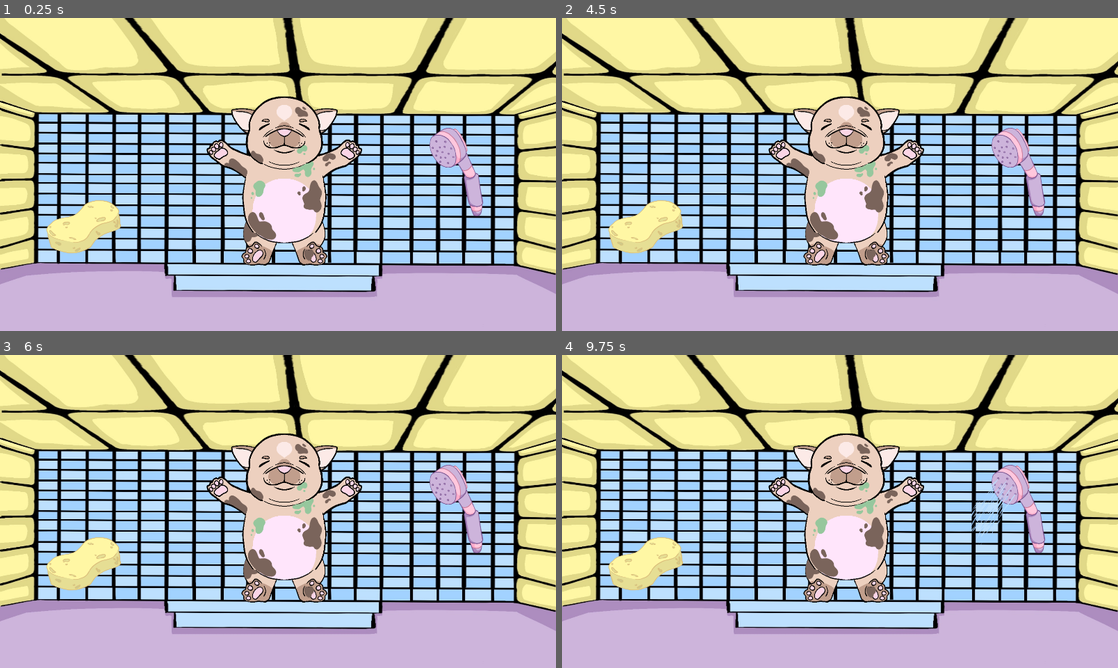
Above: before the commit, frames 1-4 (two rows, left to right).
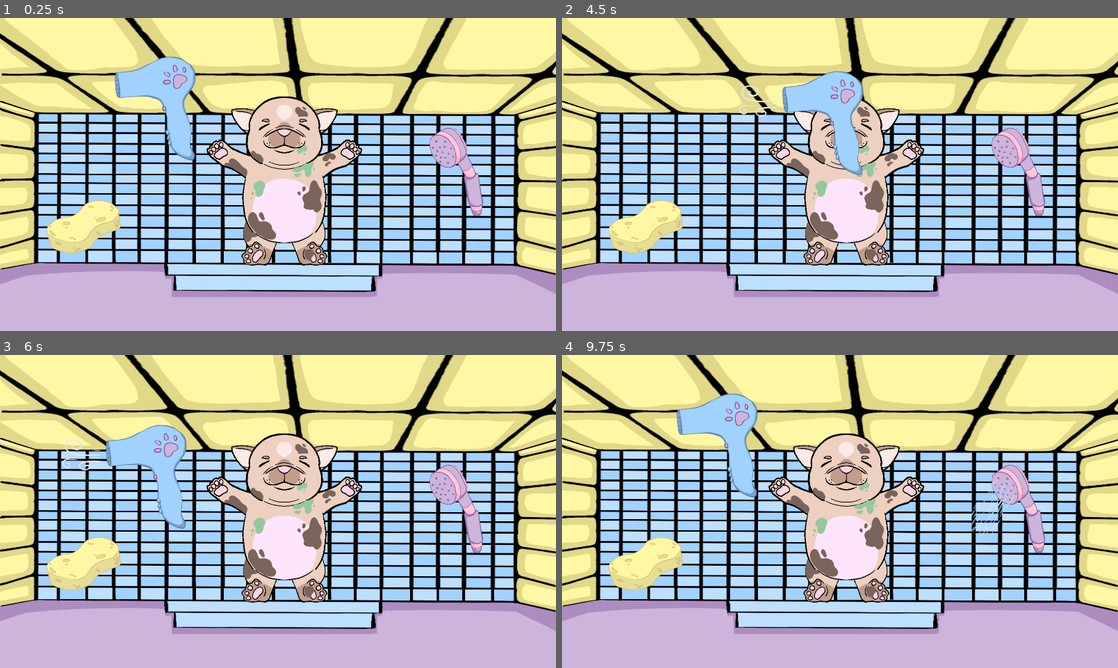
Above: after the commit, the same moments.

Repository: SkaldWorks/wash-my-pibble
Game: Godot game, scene res://Scenes/level scenes/Wash Pibble.tscn
The game is run twice, just before and just after one commit, with the same random seed, the same clock (stepped at 60 frames per second) and the same inputs. This scene is started directly instead of the project's main scene.
Inputs (mouse positions are in pixels of both pictures, inside the frame that each line leads up to):
- Up to frame 1 (0.25 s): no input
- Up to frame 2 (4.5 s): tap Enter at 0.5, 2, 3.5 s; move the mouse to (962, 158) at 0.52 s; click (962, 158) at 0.67 s; tap Space at 1.25, 2.75, 4.25 s; drag from (728, 190) to (645, 227) at 1.27 s; move the mouse to (895, 105) at 2.02 s; click (895, 105) at 2.17 s; drag from (812, 237) to (990, 171) at 2.77 s; move the mouse to (1006, 221) at 3.52 s; click (1006, 221) at 3.67 s; drag from (673, 127) to (990, 171) at 4.27 s
- Up to frame 3 (6 s): move the mouse to (305, 511) at 5.02 s; click (305, 511) at 5.17 s; drag from (194, 433) to (166, 527) at 5.77 s
- Up to frame 4 (9.75 s): move the mouse to (962, 495) at 6.52 s; click (962, 495) at 6.67 s; drag from (728, 527) to (990, 508) at 7.27 s; move the mouse to (895, 442) at 8.02 s; click (895, 442) at 8.17 s; drag from (812, 574) to (673, 464) at 8.77 s; move the mouse to (1006, 558) at 9.52 s; click (1006, 558) at 9.67 s

The runs differ from the first frame. In frame 1, 2.1% of the frame differs, in the area x 20-36%, y 12-46%; in frame 2, 2.4%, in the area x 31-55%, y 16-51%; in frame 3, 2.1%; in frame 4, 2.1%.

Commit message:
Dry Pibble!!!!

Diff:
--- a/Scenes/level scenes/Feed Pibble.tscn
+++ b/Scenes/level scenes/Feed Pibble.tscn
@@ -1,14 +1,14 @@
-[gd_scene load_steps=125 format=3 uid="uid://bxqydea0jo8j1"]
+[gd_scene load_steps=126 format=3 uid="uid://bxqydea0jo8j1"]
 
 [ext_resource type="Texture2D" uid="uid://bg43q0eu6r5h0" path="res://Sprites/Animations/Pibble_Mal_Eat.png" id="1_1ygsp"]
 [ext_resource type="Texture2D" uid="uid://b1lb4jj7f0v00" path="res://Sprites/Backgrounds/EatingRoom.png" id="1_2a8as"]
-[ext_resource type="PackedScene" uid="uid://cooqh81k00ndx" path="res://Scenes/mechanic scenes/goodFood.tscn" id="2_0nkyv"]
 [ext_resource type="PackedScene" uid="uid://devsg2oahmnr8" path="res://Scenes/mechanic scenes/pibble_eat.tscn" id="2_2a8as"]
 [ext_resource type="PackedScene" uid="uid://bg1a67ixsc62h" path="res://Scenes/mechanic scenes/next_scene_button.tscn" id="3_bjwoq"]
-[ext_resource type="PackedScene" uid="uid://xcqkoj0ja3f0" path="res://Scenes/mechanic scenes/bad_food.tscn" id="4_2ylgj"]
 [ext_resource type="Texture2D" uid="uid://b5y71gppep8q3" path="res://Sprites/Pibble/PibbleDISGUSTED.png" id="4_ov6ug"]
 [ext_resource type="Texture2D" uid="uid://cx267ccs5uq2t" path="res://Sprites/Animations/PibbleFatEat.png" id="5_uqybq"]
 [ext_resource type="Texture2D" uid="uid://cp3hnrfspt54t" path="res://Sprites/Pibble/PibbleDISGUSTEDFat.png" id="6_uambl"]
+[ext_resource type="Texture2D" uid="uid://bllrn25qsi68y" path="res://Sprites/Props/Bone_Bad.png" id="8_uqybq"]
+[ext_resource type="Texture2D" uid="uid://c8hnf5tqhccd4" path="res://Sprites/Props/Chocolate_Bad.png" id="9_uambl"]
 [ext_resource type="Texture2D" uid="uid://c1cnjj2gpecy4" path="res://Sprites/Props/Grape_Bad.png" id="10_uqybq"]
 
 [sub_resource type="AtlasTexture" id="AtlasTexture_qbf8q"]
@@ -830,6 +830,9 @@
 "name": &"fatEat",
 "speed": 12.0
 }]
+
+[sub_resource type="RectangleShape2D" id="RectangleShape2D_odk5s"]
+size = Vector2(558.614, 175.009)
 
 [node name="FeedPibble" type="Node2D"]
 
@@ -849,16 +852,33 @@
 good_button_threshold = 3
 spawn_button_scene = ExtResource("3_bjwoq")
 
-[node name="badFood" parent="." instance=ExtResource("4_2ylgj")]
-position = Vector2(1519, 843)
-scale = Vector2(0.225275, 0.200202)
-respawn_time = 1.0
-
-[node name="goodFood" parent="." instance=ExtResource("2_0nkyv")]
-position = Vector2(368, 846)
-respawn_time = 1.0
+[node name="BoneBad" type="Sprite2D" parent="."]
+position = Vector2(1497, 495)
+scale = Vector2(0.4, 0.4)
+texture = ExtResource("8_uqybq")
+
+[node name="Area2D" type="Area2D" parent="BoneBad"]
+
+[node name="CollisionShape2D" type="CollisionShape2D" parent="BoneBad/Area2D"]
+position = Vector2(7.5, 2.49997)
+rotation = 0.785398
+scale = Vector2(1, 1)
+shape = SubResource("RectangleShape2D_odk5s")
+
+[node name="ChocolateBad" type="Sprite2D" parent="."]
+position = Vector2(497, 607)
+scale = Vector2(0.4, 0.4)
+texture = ExtResource("9_uambl")
+
+[node name="Area2D" type="Area2D" parent="ChocolateBad"]
+
+[node name="CollisionShape2D" type="CollisionShape2D" parent="ChocolateBad/Area2D"]
 
 [node name="GrapeBad" type="Sprite2D" parent="."]
-position = Vector2(1491, 290)
-scale = Vector2(0.505, 0.505)
+position = Vector2(992, 267)
+scale = Vector2(0.4, 0.4)
 texture = ExtResource("10_uqybq")
+
+[node name="Area2D" type="Area2D" parent="GrapeBad"]
+
+[node name="CollisionShape2D" type="CollisionShape2D" parent="GrapeBad/Area2D"]
--- a/Scenes/level scenes/Wash Pibble.tscn
+++ b/Scenes/level scenes/Wash Pibble.tscn
@@ -1,10 +1,17 @@
-[gd_scene load_steps=6 format=3 uid="uid://bfqk17pxuf27"]
+[gd_scene load_steps=11 format=3 uid="uid://bfqk17pxuf27"]
 
 [ext_resource type="Texture2D" uid="uid://cymtemxtf7p6v" path="res://Sprites/Backgrounds/Washroom_TopDown.png" id="1_yc0pq"]
 [ext_resource type="PackedScene" uid="uid://c5hcptap821la" path="res://Scenes/mechanic scenes/disappear.tscn" id="2_xppsa"]
 [ext_resource type="PackedScene" uid="uid://cg71yju0kxc20" path="res://Scenes/mechanic scenes/soap.tscn" id="3_xppsa"]
 [ext_resource type="Texture2D" uid="uid://bcpvhdqogh7nn" path="res://Sprites/Pibble/PibbleWash.png" id="4_ogsy0"]
+[ext_resource type="PackedScene" uid="uid://cgy0mw07nn8di" path="res://Scenes/mechanic scenes/hair_dryer.tscn" id="6_033m2"]
 [ext_resource type="PackedScene" uid="uid://do1mw8dalhkn5" path="res://Scenes/mechanic scenes/shower.tscn" id="6_al1j2"]
+[ext_resource type="Texture2D" uid="uid://cpg4f7ycebiyb" path="res://Sprites/Props/DryerOn.png" id="7_8qu3a"]
+[ext_resource type="Script" uid="uid://dueel007q78i8" path="res://Scripts/waterAirDry.gd" id="7_gisk5"]
+[ext_resource type="Texture2D" uid="uid://cistxos1i8qje" path="res://Sprites/Props/DryerOff.png" id="9_8rrxk"]
+
+[sub_resource type="RectangleShape2D" id="RectangleShape2D_vmmcu"]
+size = Vector2(262, 124)
 
 [node name="WashPibble" type="Node2D"]
 
@@ -30,3 +37,16 @@
 [node name="shower" parent="." instance=ExtResource("6_al1j2")]
 position = Vector2(1587, 526)
 scale = Vector2(0.725, 0.725)
+
+[node name="hair dryer" parent="." instance=ExtResource("6_033m2")]
+position = Vector2(486, 314)
+texture = ExtResource("7_8qu3a")
+script = ExtResource("7_gisk5")
+default_texture = ExtResource("9_8rrxk")
+held_texture = ExtResource("7_8qu3a")
+
+[node name="Area2D" type="Area2D" parent="hair dryer"]
+
+[node name="CollisionShape2D" type="CollisionShape2D" parent="hair dryer/Area2D"]
+position = Vector2(-185, -76)
+shape = SubResource("RectangleShape2D_vmmcu")
--- /dev/null
+++ b/Scenes/mechanic scenes/hair_dryer.tscn
@@ -0,0 +1,3 @@
+[gd_scene format=3 uid="uid://cgy0mw07nn8di"]
+
+[node name="hair dryer" type="Sprite2D"]
--- a/Scenes/mechanic scenes/waterDrops.tscn
+++ b/Scenes/mechanic scenes/waterDrops.tscn
@@ -1,12 +1,16 @@
-[gd_scene load_steps=3 format=3 uid="uid://vhinr1jx461"]
+[gd_scene load_steps=5 format=3 uid="uid://vhinr1jx461"]
 
 [ext_resource type="Texture2D" uid="uid://cdi3vo6tgimuo" path="res://Sprites/Props/PibbleGotWet.png" id="1_qycq7"]
+[ext_resource type="Script" uid="uid://tf4bsnrdhng1" path="res://Scripts/water.gd" id="2_u33hk"]
+[ext_resource type="PackedScene" uid="uid://bg1a67ixsc62h" path="res://Scenes/mechanic scenes/next_scene_button.tscn" id="3_qtfb7"]
 
 [sub_resource type="CircleShape2D" id="CircleShape2D_qycq7"]
 radius = 200.564
 
 [node name="Sprite2D" type="Sprite2D"]
 texture = ExtResource("1_qycq7")
+script = ExtResource("2_u33hk")
+node_to_add = ExtResource("3_qtfb7")
 
 [node name="Area2D" type="Area2D" parent="."]
 
--- /dev/null
+++ b/Scripts/water.gd
@@ -0,0 +1,30 @@
+extends Sprite2D
+
+@export var fade_speed: float = 1.0         # How fast it disappears
+@export var node_to_add: PackedScene        # The button (or any node) to spawn
+var erased_level: float = 1.0               # Starts fully visible
+var spawned := false                        # Prevent multiple spawns
+
+func _ready() -> void:
+	modulate.a = erased_level
+
+# Called by HoldEraser.gd while the eraser is held over it
+func apply_erase_fade(amount: float) -> void:
+	if spawned:
+		return  # Stop doing anything after the node is spawned
+
+	erased_level = clamp(erased_level - amount * fade_speed, 0.0, 1.0)
+	modulate.a = erased_level
+
+	# When fully erased, spawn the node and delete self
+	if erased_level <= 0.0:
+		_spawn_node()
+		queue_free()
+
+# Spawns the next node (e.g., a button)
+func _spawn_node() -> void:
+	if node_to_add:
+		var new_node = node_to_add.instantiate()
+		get_tree().current_scene.add_child(new_node)
+		spawned = true
+		print("Spawned node:", new_node)
--- /dev/null
+++ b/Scripts/waterAirDry.gd
@@ -0,0 +1,60 @@
+extends "res://scripts/draggable.gd"
+
+@export var erase_strength: float = 0.5   # How fast it erases
+@export var default_texture: Texture2D
+@export var held_texture: Texture2D
+
+var over_target: Node = null
+
+func _ready() -> void:
+	super._ready()
+	if default_texture:
+		texture = default_texture
+
+	if has_node("Area2D"):
+		$Area2D.area_entered.connect(_on_area_entered)
+		$Area2D.area_exited.connect(_on_area_exited)
+
+func _input(event):
+	# Change appearance when picked up / released
+	if event is InputEventMouseButton and event.button_index == MOUSE_BUTTON_LEFT:
+		if event.pressed and get_rect().has_point(to_local(event.position)):
+			_on_pick_up()
+		elif not event.pressed and is_dragging:
+			_on_release()
+
+	super._input(event)
+
+func _process(delta: float) -> void:
+	# While dragging and touching a target, erase it
+	if is_dragging and over_target and over_target.is_inside_tree():
+		if over_target.has_method("apply_erase_fade"):  # 👈 different method name
+			over_target.apply_erase_fade(erase_strength * delta)
+
+	if not is_dragging:
+		position = position.lerp(original_position, snap_speed * delta)
+
+
+func _on_pick_up() -> void:
+	if held_texture:
+		texture = held_texture
+
+func _on_release() -> void:
+	if default_texture:
+		texture = default_texture
+
+
+func _on_area_entered(area: Area2D) -> void:
+	var parent = area.get_parent()
+	if parent == self:
+		return
+	# only interact with things that have apply_erase_fade()
+	if parent and parent.has_method("apply_erase_fade"):
+		over_target = parent
+
+func _on_area_exited(area: Area2D) -> void:
+	var parent = area.get_parent()
+	if parent == self:
+		return
+	if over_target == parent:
+		over_target = null
Not shown, added: Scripts/water.gd.uid
Not shown, added: Scripts/waterAirDry.gd.uid
